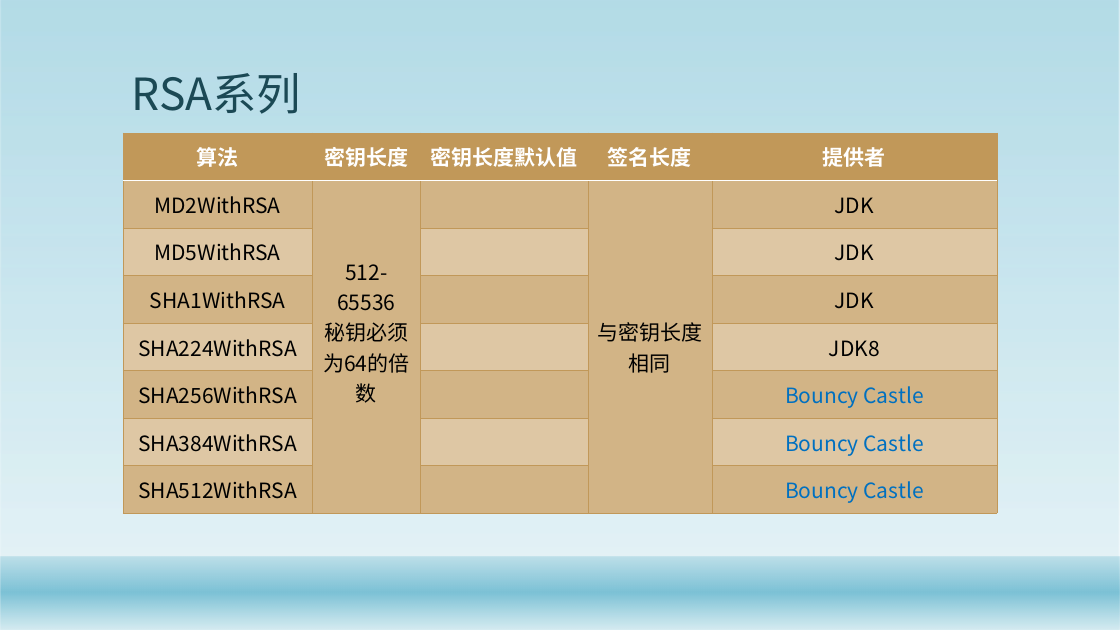
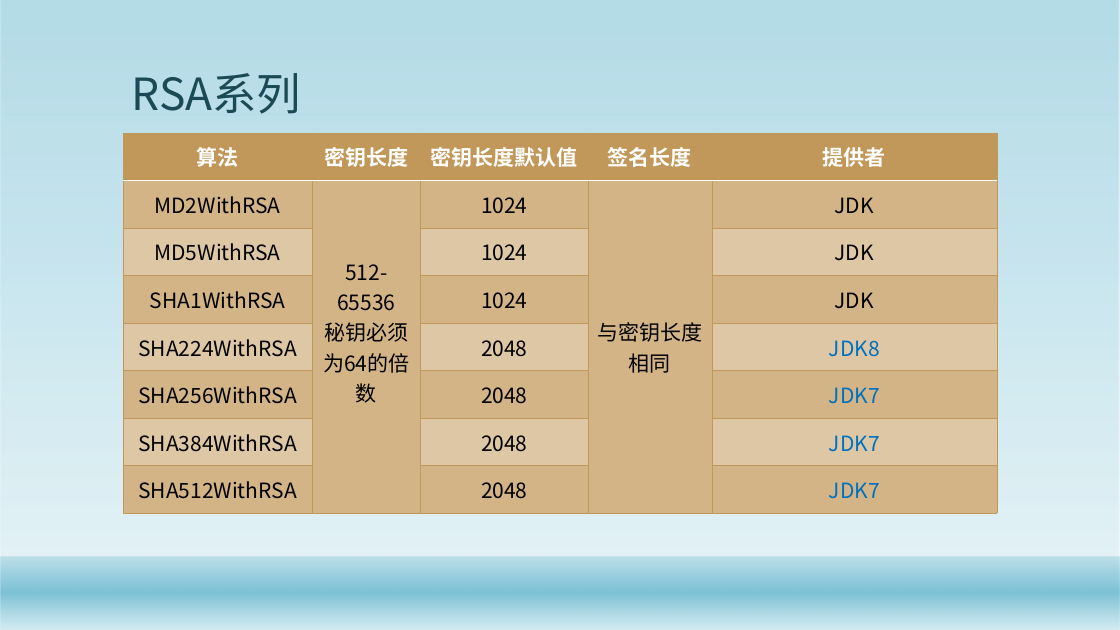
Before and after one commit to gaozhuo/java-security-doc, a slide deck: slide 24 of Java安全架构.pptx. Drawn at 1120x630 pixels with LibreOffice and Linux fonts; fonts in the diff are those of the drawing; background and template pictures are left out. Boxes give left, top, right and bottom in pixels: in the first picture for what was removed or moved away, otherwise in the second. Text is boxed around its words. In the diff, an @@ line names an element or a change of style, - is before the commit and + after.

```diff
--- a/Java安全架构.pptx
+++ b/Java安全架构.pptx
@@ table at box(124, 133, 997, 513) @@
-row 2, column 3: 
+row 2, column 3: 1024
-row 3, column 3: 
+row 3, column 3: 1024
-row 4, column 3: 
+row 4, column 3: 1024
-row 5, column 3: 
+row 5, column 3: 2048
-row 6, column 3: 
+row 6, column 3: 2048
-row 6, column 5: Bouncy Castle
+row 6, column 5: JDK7
-row 7, column 3: 
+row 7, column 3: 2048
-row 7, column 5: Bouncy Castle
+row 7, column 5: JDK7
-row 8, column 3: 
+row 8, column 3: 2048
-row 8, column 5: Bouncy Castle
+row 8, column 5: JDK7
@@ text colour #000000 to #0070C0 in "JDK8" @@
```
Also in this commit, not shown: 1 slide added, 8 other files.
